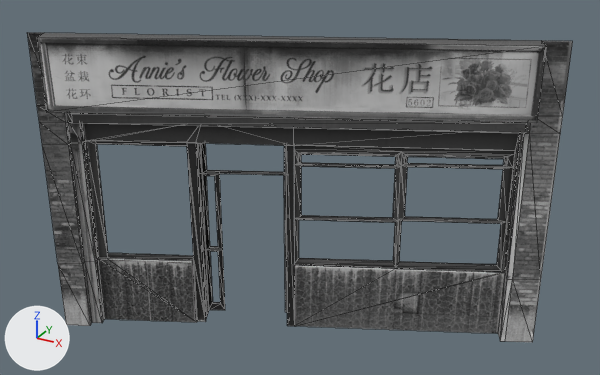
The FBX model Assets/Models/Buildings/Chinatown/chinatown_florist.fbx as it was, and as the next commit left it.
Rendered twice from a 50 mm lens placed at (18.33, 61.44, 7.94), pointed at (11.77, 73.36, 1.99). The axes (+X, +Y, +Z) are drawn at lower left. The lights are the same throughout. The picture after the commit comes second. Mesh edges are drawn as thin lines. Where no turn or scale is listed for an object, it has been applied to the vertices.

The first picture shows 'chinatown_florist'.
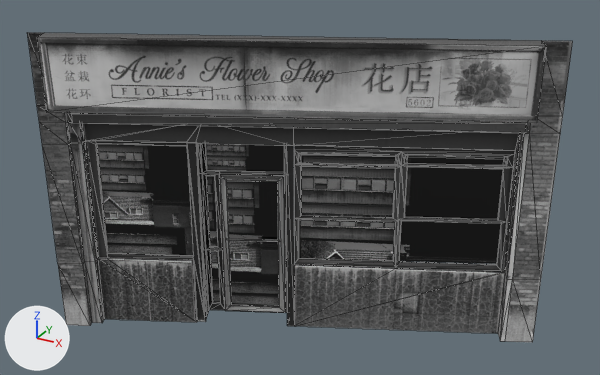
The newer file is also turned or shifted as a whole; pictures and numbers use the older file's frame.

Where the change shows, as pixel boxes (x1, y1, x2, y2) in the pictures (600 x 375 px):
'Plane348', added
    after: (97, 143, 504, 306)
part 1 of me_mesh, added
    after: (219, 174, 285, 313)
part 2 of me_mesh, added
    after: (226, 238, 280, 242)

What changed in the scene script:
```text
Add img_chinatown_2_png:
    img_chinatown_2_png = load_image('chinatown_2.png', '../../../Textures/Buildings/chinatown_2.png', 2048, 2048, 'sRGB')
Add mat_window_glass:
    mat_window_glass = principled_material('window_glass')
    mat_window_glass.texture = img_chinatown_2_png
    mat_window_glass.roughness = 0.0
Change me_mesh:
    used by ob_chinatown_florist; location = (7.6, 71.41, -1.1)
    remove me_mesh.from_pydata(...)  # 254 vertices, 409 faces; spans x 0.0..8.18, y -0.2..3.83, z 0.0..5.8
    add me_mesh.from_pydata(...)  # 286 vertices, 469 faces; spans x 0.0..8.18, y -0.2..3.83, z 0.0..5.8
    me_mesh part 1: a new loose piece of 24 vertices spanning x 2.43..3.56, y 1.94..2.51, z 0.0..3.0, in mat_chinatown_florist (picture img_chinatown_florist_png)
    me_mesh part 2
    8 vertices are added at x 2.53..3.48, y 1.97..2.42, z 1.62..1.64
    12 new faces join them
Add me_mesh_001:
    me_mesh_001.from_pydata(...)  # 28 vertices, 7 faces; spans x -4.83..1.87, y -1.55..1.57, z -2.51..1.06
    me_mesh_001.materials.append(mat_window_glass)  # picture img_chinatown_2_png
Add ob_plane348:
    ob_plane348 = bpy.data.objects.new('Plane348', me_mesh_001)
    ob_plane348.location = (13.08, 73.65, 1.55)
```
